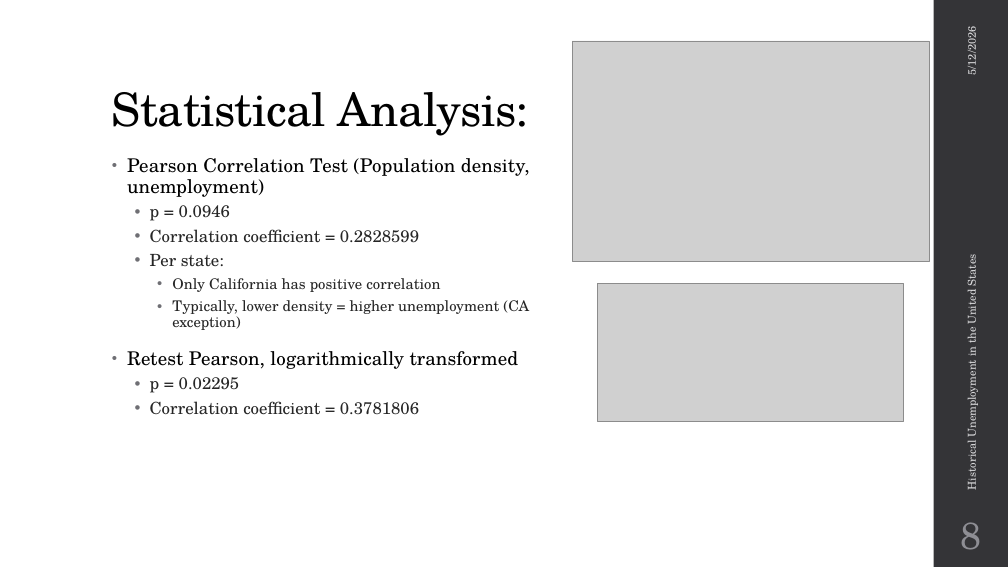
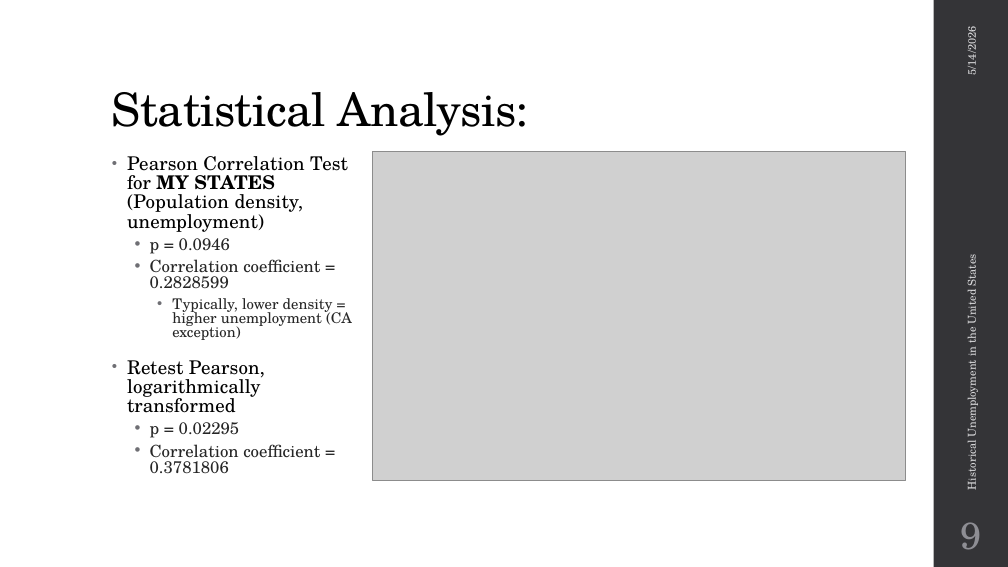
Before and after one commit to correptius/Historical-Unemployment-Capstone-2026, a slide deck: slide 9 of reports/final/Rhodes - Historical Unemployment in the United States.pptx (slide 8 before the commit). Drawn at 1008x567 pixels with LibreOffice and Linux fonts; fonts in the diff are those of the drawing; grey boxes stand for pictures. Boxes give left, top, right and bottom in pixels: in the first picture for what was removed or moved away, otherwise in the second. Text is boxed around its words. In the diff, an @@ line names an element or a change of style, - is before the commit and + after.

```diff
--- a/reports/final/Rhodes - Historical Unemployment in the United States.pptx
+++ b/reports/final/Rhodes - Historical Unemployment in the United States.pptx
@@ text at [963, 30, 979, 74]: text changed @@
-5/12/2026
+5/14/2026
@@ text at [127, 156, 348, 177]: text changed @@
-• Pearson Correlation Test (Population density, unemployment)
+• Pearson Correlation Test for MY STATES (Population density, unemployment)
@@ picture: place and size @@
-picture at [572, 41, 929, 262]
+picture at [373, 151, 906, 480]
@@ text at [127, 238, 352, 474]: line spacing 0.9 to 0.8; line spacing 0.95 to 0.85 @@
@@ text at [150, 254, 440, 292]: paragraphs removed @@
-  • Per state:
-    • Only California has positive correlation
@@ picture removed at [597, 284, 904, 422] @@
@@ page number at [961, 522, 982, 550]: text changed @@
-8
+9
```
Also in this commit, not shown: 13 other slides changed, 1 slide added.
